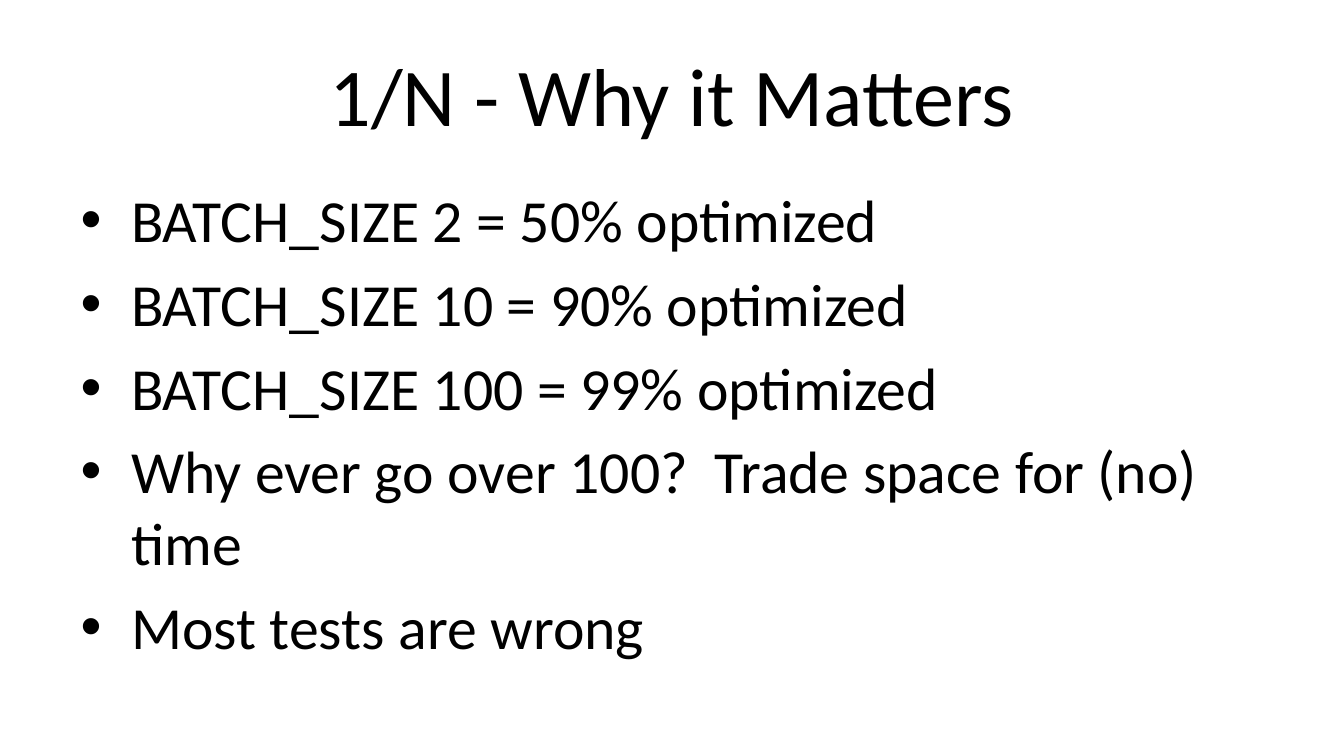
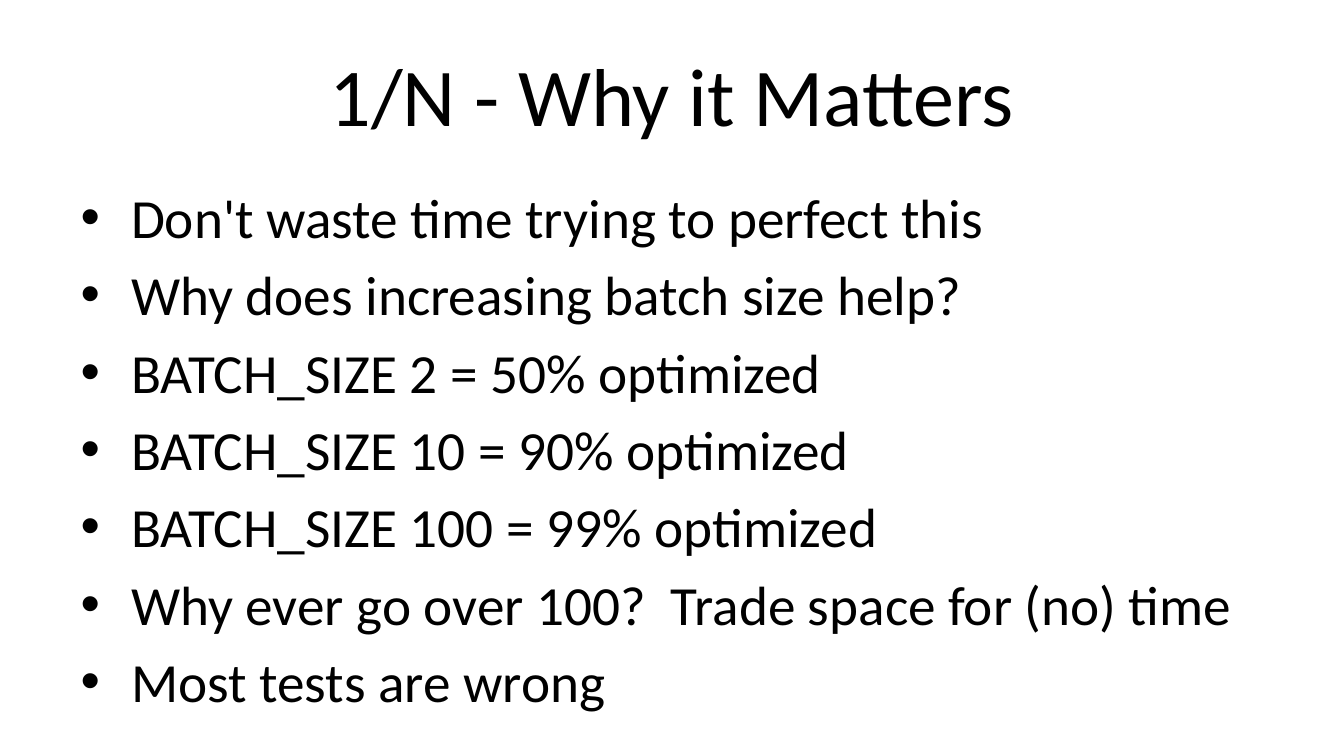
Before and after one commit to ProOracleSQL/space, a slide deck: slide 14 of examples/presentations/Practical Algorithm Analysis for Oracle Developers - Collaborate - 2019_281_Heller.pptx (slide 13 before the commit). Drawn at 1344x756 pixels with LibreOffice and Linux fonts; fonts in the diff are those of the drawing. Boxes give left, top, right and bottom in pixels: in the first picture for what was removed or moved away, otherwise in the second. Text is boxed around its words. In the diff, an @@ line names an element or a change of style, - is before the commit and + after.

```diff
--- a/examples/presentations/Practical Algorithm Analysis for Oracle Developers - Collaborate - 2019_281_Heller.pptx
+++ b/examples/presentations/Practical Algorithm Analysis for Oracle Developers - Collaborate - 2019_281_Heller.pptx
@@ text at [131, 199, 983, 325]: paragraphs added @@
+• Don't waste time trying to perfect this
+• Why does increasing batch size help?
@@ text at [131, 354, 1231, 635]: size 32 to 29.6 pt in "BATCH_SIZE 2 = 50% optimized", "BATCH_SIZE 10 = 90% optimized", "BATCH_SIZE 100 = 99% optimized", "Why ever go over 100? Trade space ..." and 1 more places @@
```
Also in this commit, not shown: 8 other slides changed, 2 slides added.
